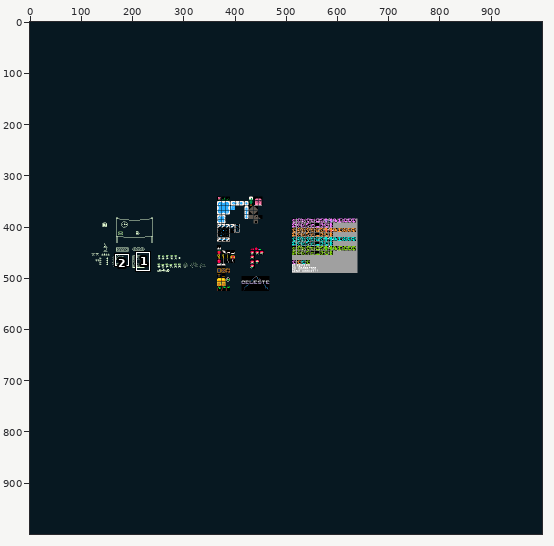
A pixel-art file gets an edit: assets/postie.aseprite. The picture above shows the old version from afar; the outline marks the close-up.
Close-up. As it was:
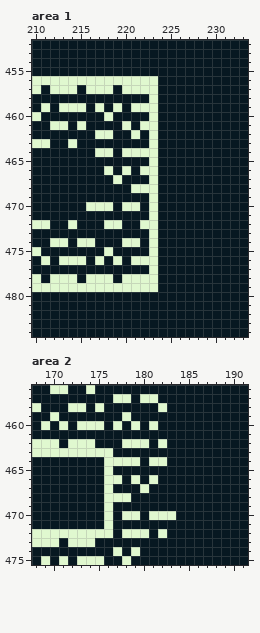
1000x1000 pixels, 1 frame. Shown: area 1: x 210..233, y 452..484; area 2: x 168..191, y 456..475. The commit also changed other parts of the picture, which this record leaves out.
Once edited:
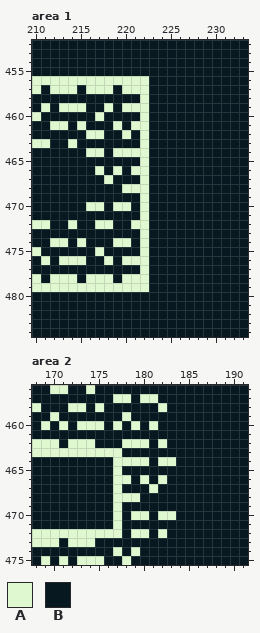
Palette (. is transparent): A #e0f8cf  B #071821
From old to new:
{"where": "area 1, layer \"backgroundTiles\""}
{"y":456,"x":223,"old":"A","new":"B"}
{"y":457,"x":223,"old":"A","new":"B"}
{"y":458,"x":222,"old":"BA","new":"AB"}
{"y":459,"x":217,"old":"ABAB","new":"BABA"}
{"y":459,"x":223,"old":"A","new":"B"}
{"y":460,"x":217,"old":"BA","new":"AB"}
{"y":460,"x":222,"old":"BA","new":"AB"}
{"y":461,"x":219,"old":"BAB","new":"ABA"}
{"y":461,"x":223,"old":"A","new":"B"}
{"y":462,"x":216,"old":"B","new":"A"}
{"y":462,"x":218,"old":"A","new":"B"}
{"y":462,"x":220,"old":"BABA","new":"ABAB"}
{"y":463,"x":222,"old":"BA","new":"AB"}
{"y":464,"x":216,"old":"B","new":"A"}
{"y":464,"x":218,"old":"AB","new":"BA"}
{"y":464,"x":223,"old":"A","new":"B"}
{"y":465,"x":222,"old":"BA","new":"AB"}
{"y":466,"x":217,"old":"BABAB","new":"ABABA"}
{"y":466,"x":223,"old":"A","new":"B"}
{"y":467,"x":218,"old":"BA","new":"AB"}
{"y":467,"x":222,"old":"BA","new":"AB"}
{"y":468,"x":220,"old":"B","new":"A"}
{"y":468,"x":223,"old":"A","new":"B"}
{"y":469,"x":222,"old":"BA","new":"AB"}
{"y":470,"x":218,"old":"AB","new":"BA"}
{"y":470,"x":221,"old":"ABA","new":"BAB"}
{"y":471,"x":222,"old":"BA","new":"AB"}
{"y":472,"x":217,"old":"B","new":"A"}
{"y":472,"x":219,"old":"A","new":"B"}
{"y":472,"x":221,"old":"B","new":"A"}
{"y":472,"x":223,"old":"A","new":"B"}
{"y":473,"x":222,"old":"BA","new":"AB"}
{"y":474,"x":216,"old":"A","new":"B"}
{"y":474,"x":219,"old":"B","new":"A"}
{"y":474,"x":221,"old":"ABA","new":"BAB"}
{"y":475,"x":217,"old":"BA","new":"AB"}
{"y":475,"x":222,"old":"BA","new":"AB"}
{"y":476,"x":217,"old":"ABAB","new":"BABA"}
{"y":476,"x":223,"old":"A","new":"B"}
{"y":477,"x":222,"old":"BA","new":"AB"}
{"y":478,"x":223,"old":"A","new":"B"}
{"y":479,"x":223,"old":"A","new":"B"}
{"where": "area 2, layer \"backgroundTiles\""}
{"y":463,"x":177,"old":"B","new":"A"}
{"y":464,"x":176,"old":"A","new":"B"}
{"y":464,"x":180,"old":"BA","new":"AB"}
{"y":464,"x":183,"old":"B","new":"A"}
{"y":465,"x":176,"old":"AB","new":"BA"}
{"y":466,"x":176,"old":"A","new":"B"}
{"y":466,"x":178,"old":"BABAB","new":"ABABA"}
{"y":467,"x":176,"old":"AB","new":"BA"}
{"y":467,"x":180,"old":"AB","new":"BA"}
{"y":468,"x":176,"old":"A","new":"B"}
{"y":468,"x":179,"old":"B","new":"A"}
{"y":469,"x":176,"old":"AB","new":"BA"}
{"y":470,"x":176,"old":"ABA","new":"BAB"}
{"y":470,"x":180,"old":"BA","new":"AB"}
{"y":471,"x":176,"old":"AB","new":"BA"}
{"y":472,"x":177,"old":"BA","new":"AB"}
{"label":"changed","picture_box":[86,76,158,292]}
{"label":"changed","picture_box":[104,448,176,538]}
